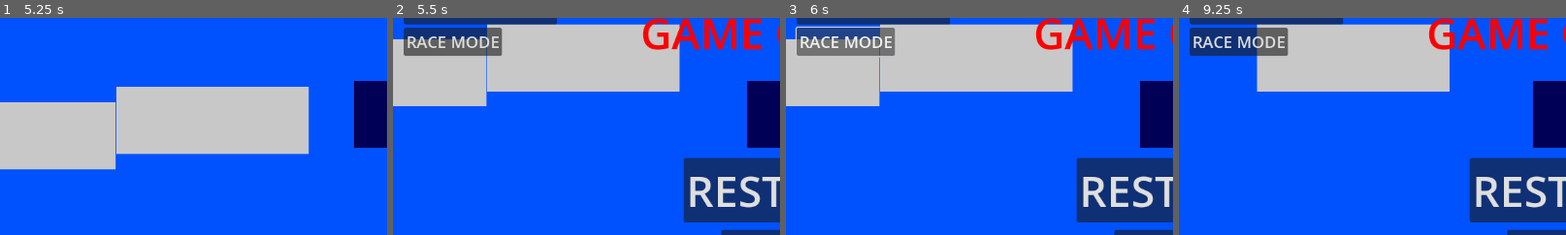
Above: before the commit, frames 1-4 (left to right).
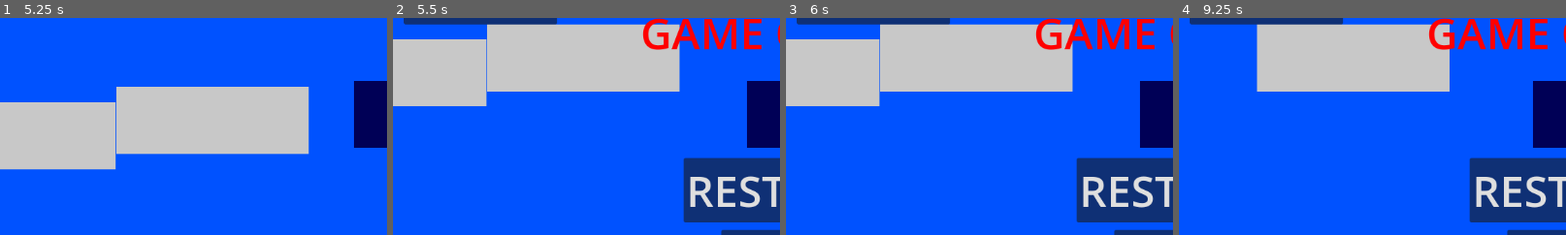
Above: after the commit, the same moments.

Repository: FroglightInteractive/CloudRunner
Game: Godot game, scene res://scenes/main.tscn
Two runs of this game, one before a commit and one after it. Both use one fixed random seed, a clock stepped at 60 frames per second and the inputs below.
Inputs (mouse positions are % of the whole screen's width and height, from its top left):
- Up to frame 1 (5.25 s): tap Space (jump) at 0.77, 1.52, 3.02, 3.77, 4.52 s
- Up to frame 2 (5.5 s): no input
- Up to frame 3 (6 s): click (8, 33) at 5.75 s, where only the run before the commit has a clickable "RACE MODE"
- Up to frame 4 (9.25 s): click "RESTART" at 6.5 s; tap Space (jump) at 7.52, 8.27, 9.02 s
The pictures show only the part of the screen within x 0-50%, y 28-78%; the shares and areas given below are measured in that part.

Frame 1 is identical in both runs. In frame 2, 3.0% of the frame differs, in the area x 2-29%, y 4-18%; in frame 3, 3.3%, in the area x 2-29%, y 3-19%; in frame 4, 3.2%.

Commit message:
update files

Diff:
--- a/scenes/hud.tscn
+++ b/scenes/hud.tscn
@@ -67,15 +67,6 @@
 theme_override_font_sizes/font_size = 24
 text = "BABY MODE"
 
-[node name="Race" type="Button" parent="Modes"]
-layout_mode = 0
-offset_left = 16.0
-offset_top = 213.0
-offset_right = 161.0
-offset_bottom = 255.0
-theme_override_font_sizes/font_size = 24
-text = "RACE MODE"
-
 [node name="Nightmare" type="Button" parent="Modes"]
 layout_mode = 0
 offset_left = 16.0
Not shown, added: extramodeIdeas.txt
Not shown, changed: exports/cloudrunnerlinux.x86_64
